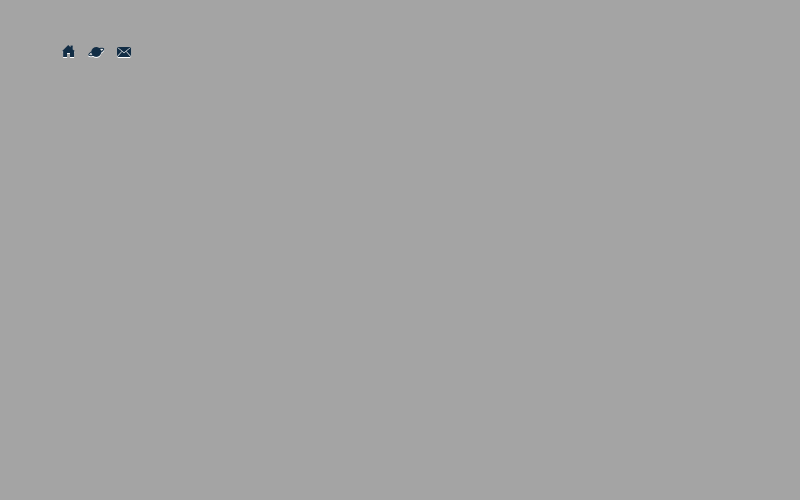
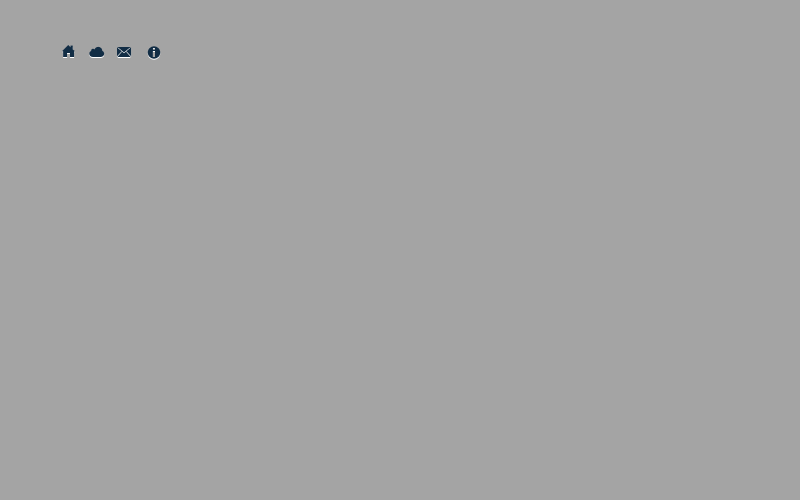
Two versions of the same layered image (800 × 500). Layer-by-layer changes:
added layer "Shape 5" above "Shape 4" over (147, 46, 161, 59)
added layer "Shape 4" above "Shape 3" over (89, 46, 105, 57)
hid "Shape 2" over (88, 47, 105, 57)
